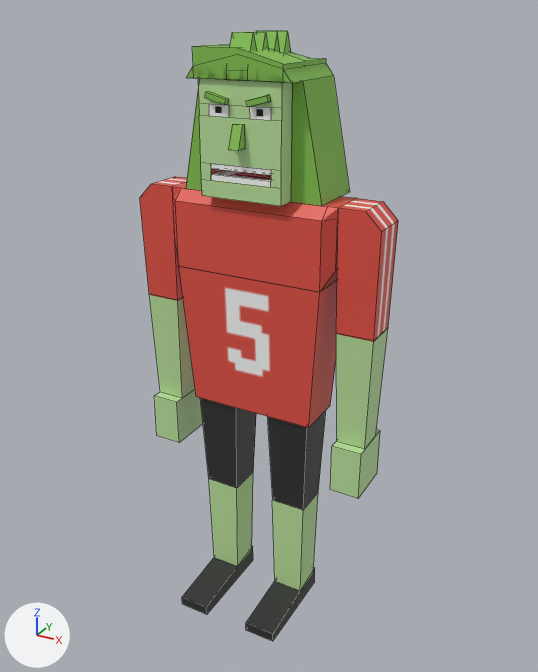
An edit to the Blender file Assets/Models/Zombie.blend, drawn before and after from the same camera.
Rendered twice from a 50 mm camera at (1.661, -2.949, 2.992) aimed at (0.03, 0.016, 1.51). The lights are fixed; the arrows at lower left show +X, +Y and +Z. Mesh edges are drawn as thin lines.

In view in the first picture: 'Hair', 'Hair3', 'Hair4', 'Head', 'Left Forearm', 'Left Leg', 'Left Thigh', 'Left Upper Arm', 'Lower Body', 'Right Forearm', 'Right Leg', 'Right Thigh', 'Right Upper Arm', 'Upper Body'.
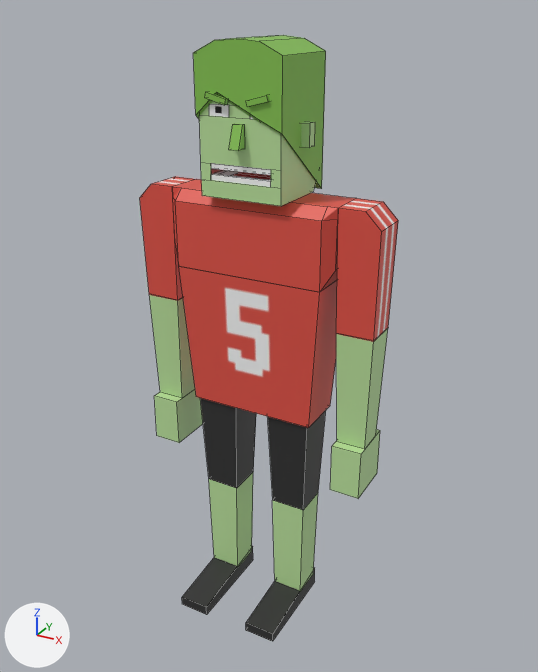
The change, as a diff of the scene's bpy script:
```diff
--- a/Assets/Models/Zombie.blend.py
+++ b/Assets/Models/Zombie.blend.py
@@ me_cube_023 @@
+me_cube_023.from_pydata(...)  # 18 vertices, 11 faces; spans x -0.21..0.21, y -0.5..0.16, z -0.2..0.2
+me_cube_023.materials.append(mat_zombie_png)  # picture img_zombie_png
@@ ob_hair3 @@
 ob_hair3.rotation_euler = (1.571, 0.0, -3.142)  # degrees (90, 0, -180)
+ob_hair3.hide_viewport = True
@@ ob_hair @@
 ob_hair.rotation_euler = (1.571, 0.0, -3.142)  # degrees (90, 0, -180)
+ob_hair.hide_viewport = True
@@ ob_hair4 @@
 ob_hair4.rotation_euler = (1.571, 0.0, -3.142)  # degrees (90, 0, -180)
+ob_hair4.hide_viewport = True
@@ ob_hair7 @@
+ob_hair7 = bpy.data.objects.new('Hair7', me_cube_023)
+ob_hair7.location = (0.0, 0.0, 2.725)
+ob_hair7.rotation_euler = (1.571, 0.0, -3.142)  # degrees (90, 0, -180)
```

Boxes [x1, y1, x2, y2] around the edits, measured in the pictures (538 x 672 px):
'Hair7', added (green)
    after: [193, 35, 326, 189]
'Hair4', hidden (green)
    before: [186, 52, 350, 206]
'Hair', hidden (green)
    before: [192, 44, 326, 82]
'Hair3', hidden (green)
    before: [230, 30, 291, 80]
